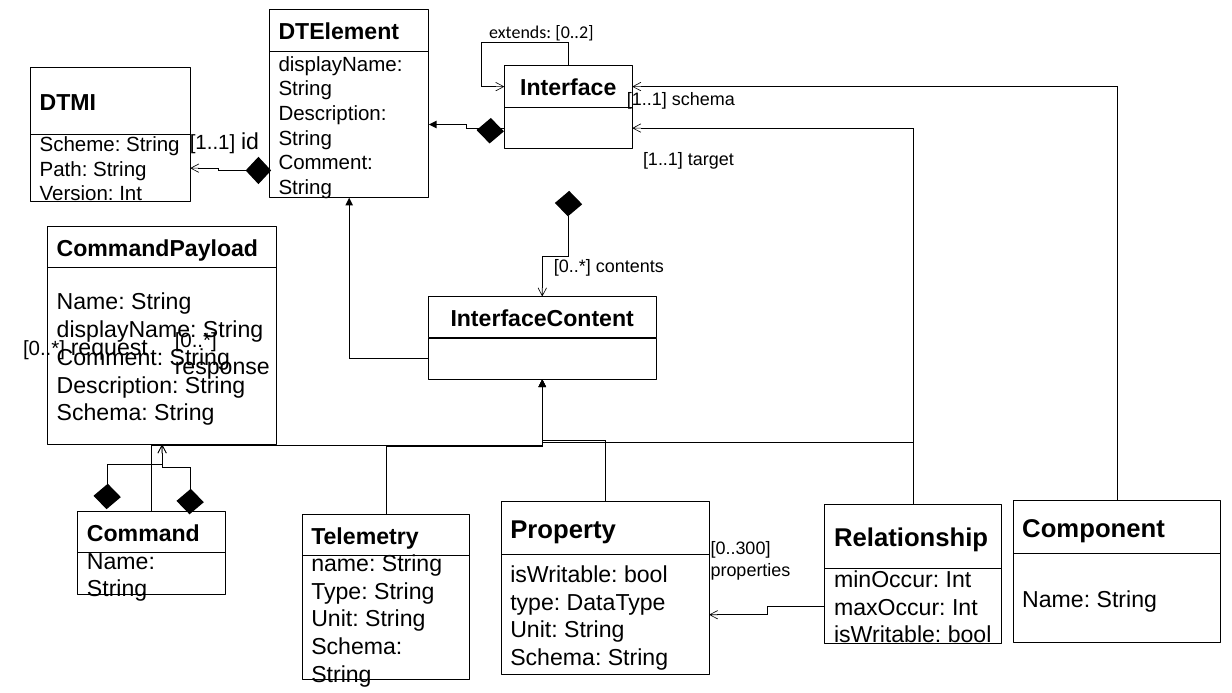
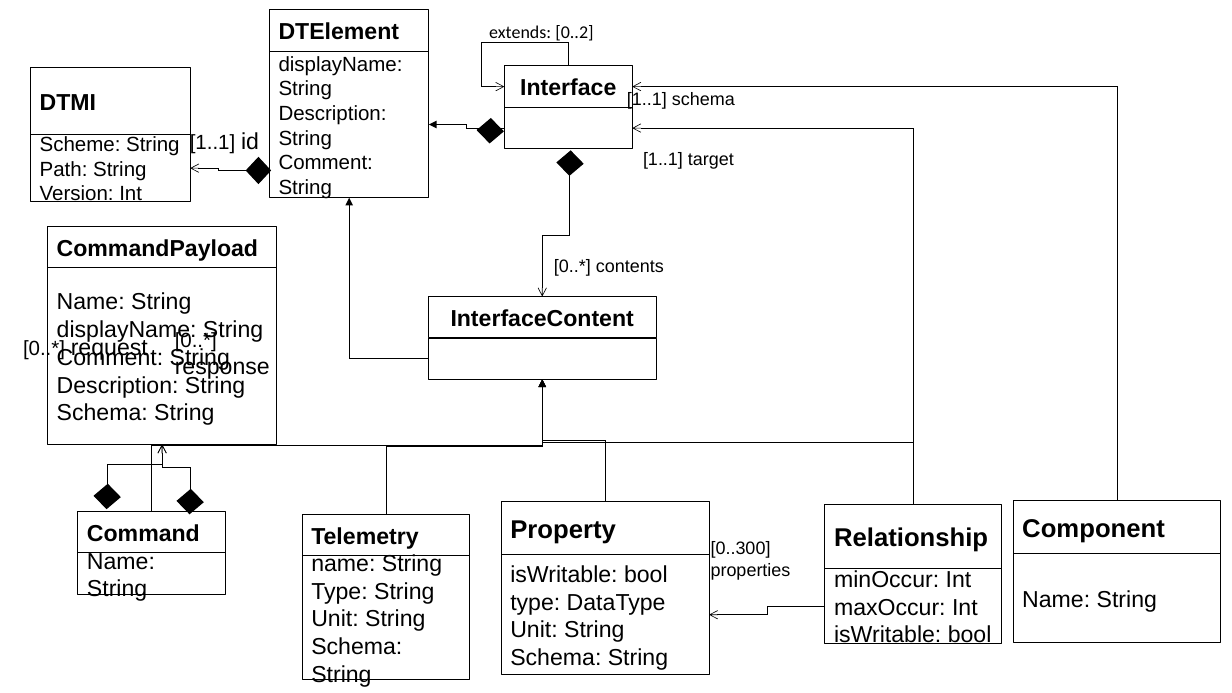
Before and after one commit to derlehner/dt_language_comparison, a slide deck: slide 1 of Figures.pptx. Drawn at 1232x693 pixels with LibreOffice and Linux fonts; fonts in the diff are those of the drawing. Boxes give left, top, right and bottom in pixels: in the first picture for what was removed or moved away, otherwise in the second. Text is boxed around its words. In the diff, an @@ line names an element or a change of style, - is before the commit and + after.

```diff
--- a/Figures.pptx
+++ b/Figures.pptx
@@ elbow arrow moved from (568, 215) - (543, 297) to (569, 175) - (543, 297) @@
@@ diamond: place and size @@
-diamond at (556,192,583,217)
+diamond at (557,151,584,176)
```
Also in this commit, not shown: 3 other slides changed, 3 slides added.
